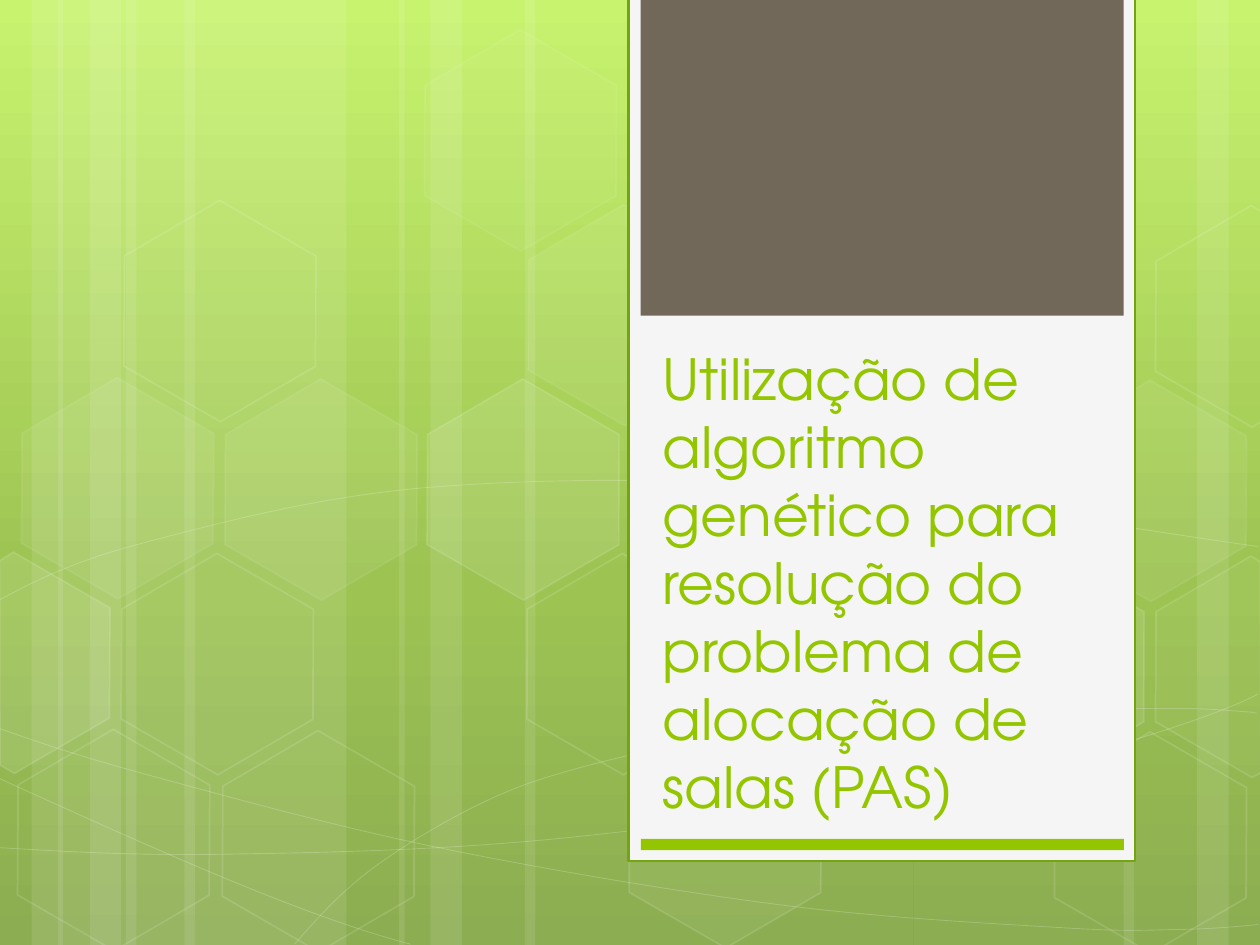
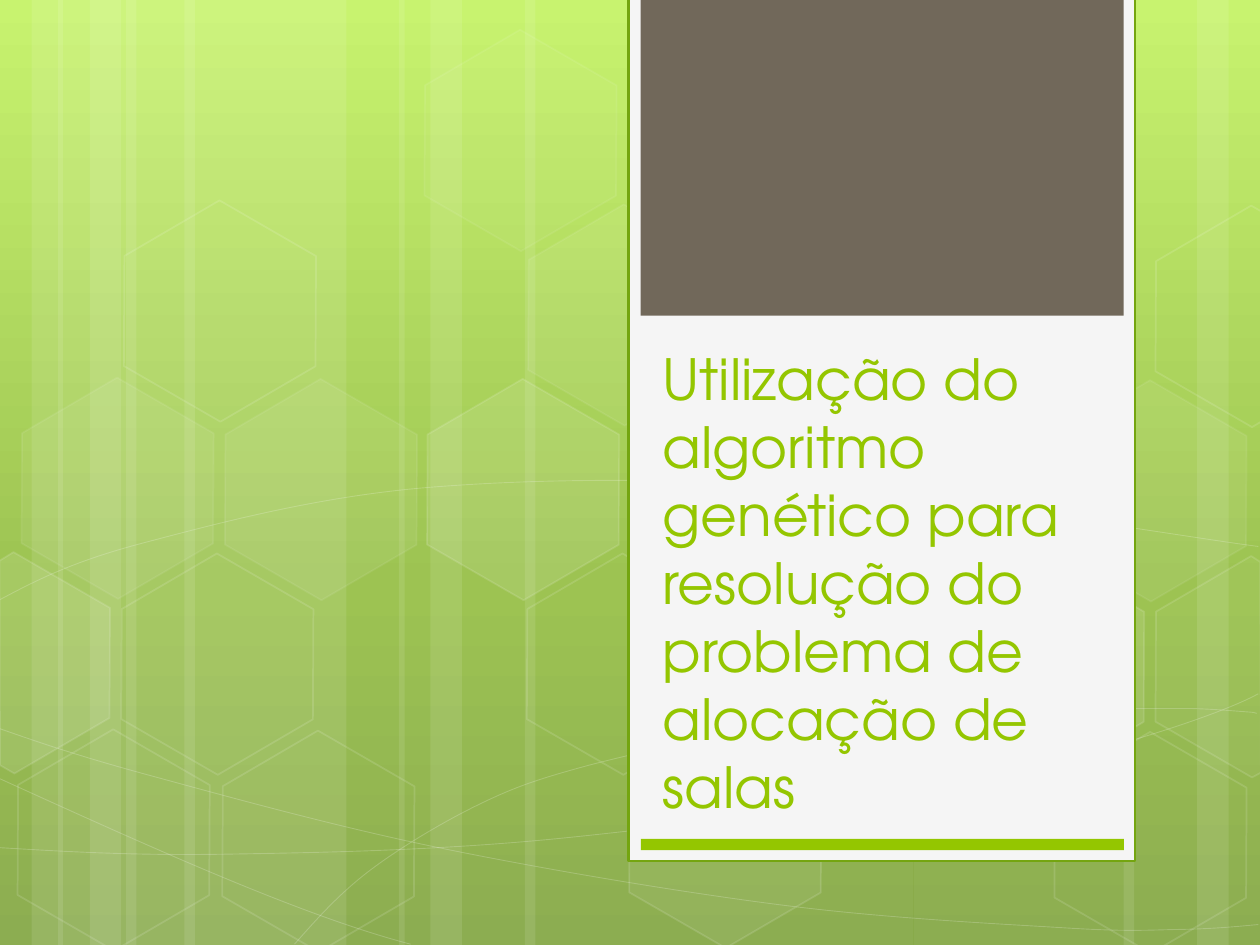
Before and after one commit to alexandregme/tcc2, a slide deck: slide 1 of Apresentação.pptx. Drawn at 1260x945 pixels with LibreOffice and Linux fonts; fonts in the diff are those of the drawing. Boxes give left, top, right and bottom in pixels: in the first picture for what was removed or moved away, otherwise in the second. Text is boxed around its words. In the diff, an @@ line names an element or a change of style, - is before the commit and + after.

```diff
--- a/Apresentação.pptx
+++ b/Apresentação.pptx
@@ title at (662,358,1058,809): text changed @@
-Utilização de algoritmo genético para resolução do problema de alocação de salas (PAS)
+Utilização do algoritmo genético para resolução do problema de alocação de salas
```
Also in this commit, not shown: 12 other slides changed, 28 slides added, 1 slide removed, 1 other file.
